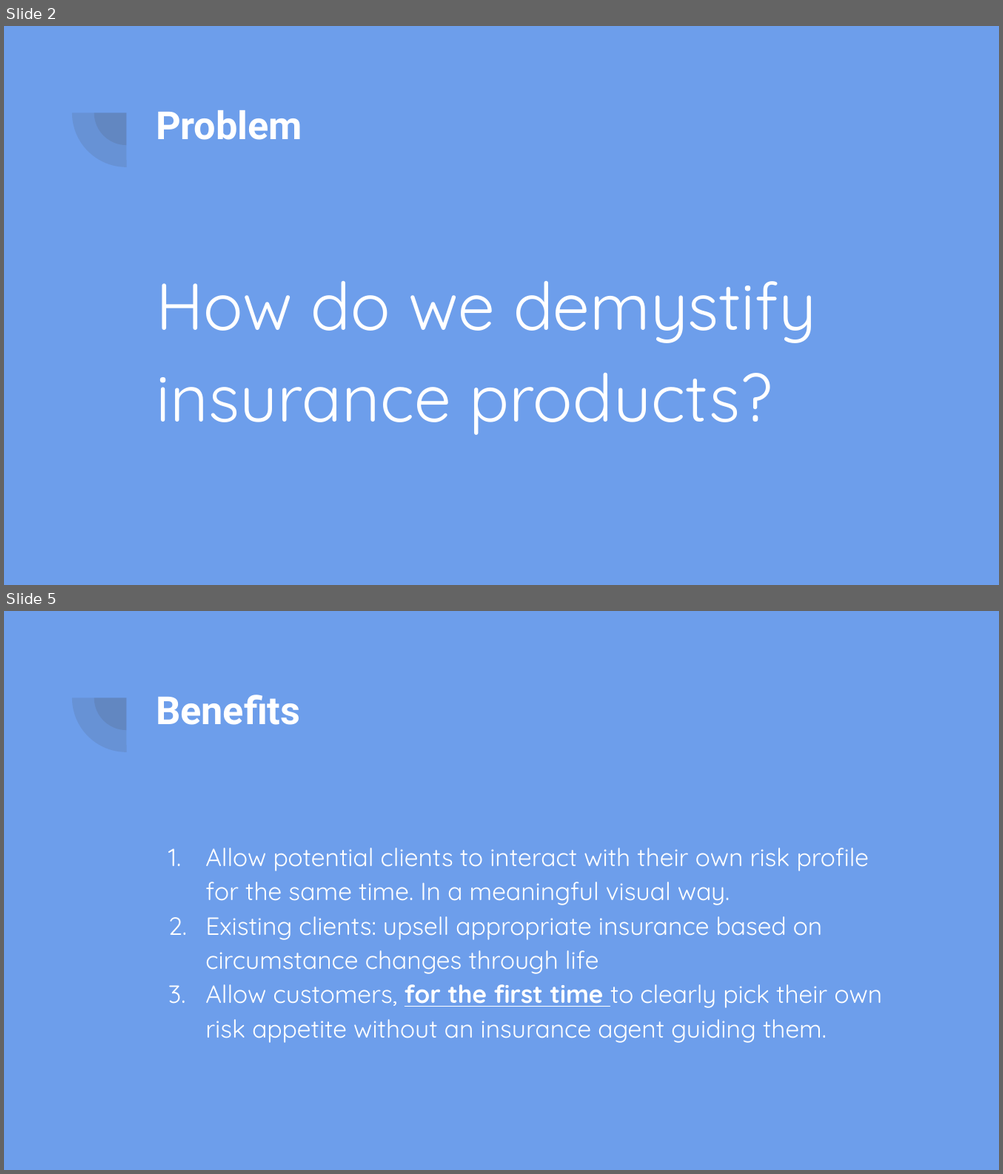
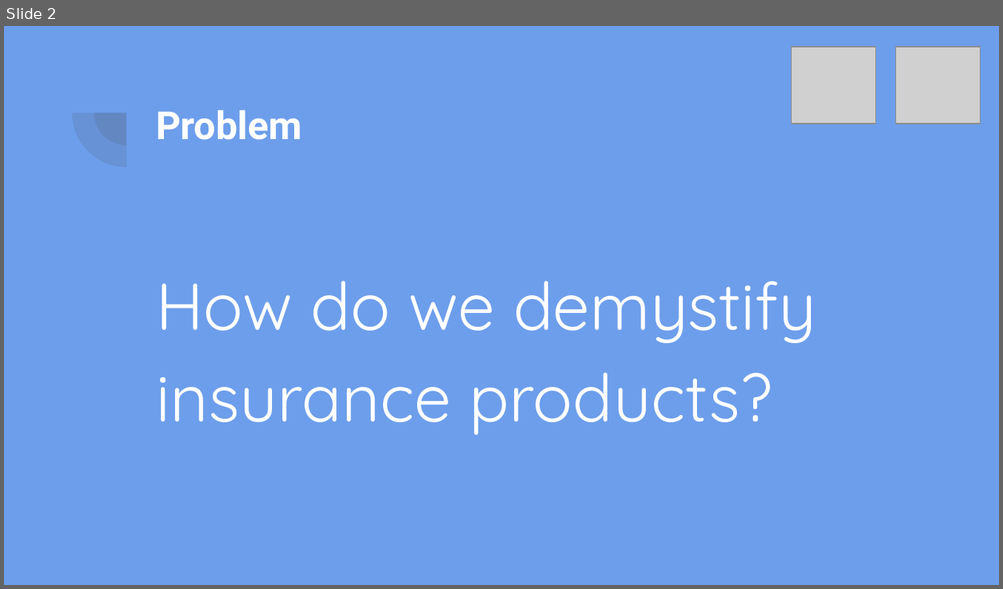
Before and after one commit to julia-dizhak/insurance-data-visualization, a slide deck: docs/Risk-Score.pptx. Shown one above the other, each under a label of ours: slides 2 and 5 before the commit, slide 2 after it; the slides between them are not shown. The pictures are 1003x1174 and 1003x589 pixels, drawn with LibreOffice and Linux fonts; fonts in the diff are those of the drawing; grey boxes stand for pictures. Boxes give left, top, right and bottom in pixels: in the first picture for what was removed or moved away, otherwise in the second. Text is boxed around its words. In the diff, an @@ line names an element or a change of style, - is before the commit and + after.

```diff
--- a/docs/Risk-Score.pptx
+++ b/docs/Risk-Score.pptx
@@ slide 5 removed at (4, 611, 999, 1170), background #6D9EEB; not listed: 2 template elements that a slide beside it also shows @@
@@ title removed at (156, 695, 300, 725) @@
-Benefits
@@ text removed at (205, 848, 882, 1043) @@
-1. Allow potential clients to interact with their own risk profile for the same time. In a meaningful visual way.
-2. Existing clients: upsell appropriate insurance based on circumstance changes through life
-3. Allow customers, for the first time to clearly pick their own risk appetite without an insurance agent guiding them.
@@ slide 2 changed as well @@
@@ picture added at (791, 47, 875, 124) @@
@@ picture added at (895, 47, 979, 124) @@
```
Also in this commit, not shown: 2 other slides changed, 2 slides added, 3 other slides removed, 1 other file.
